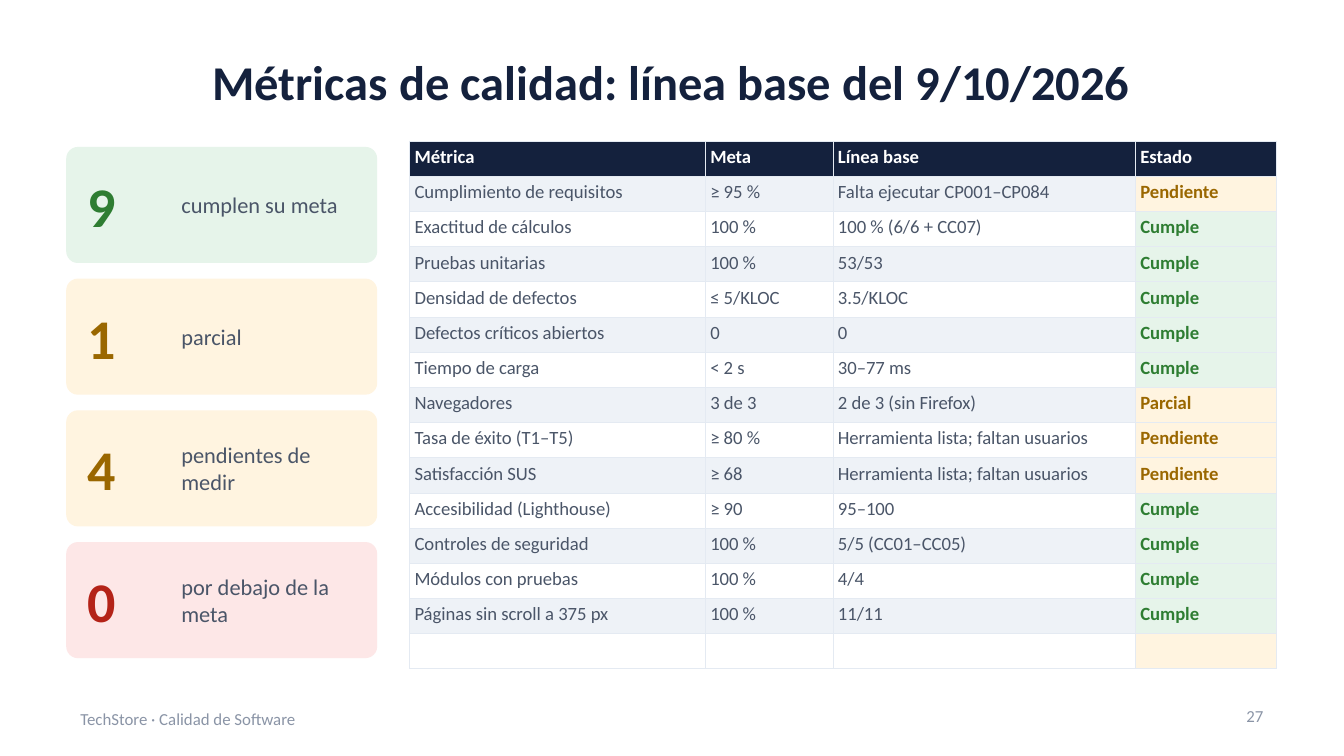
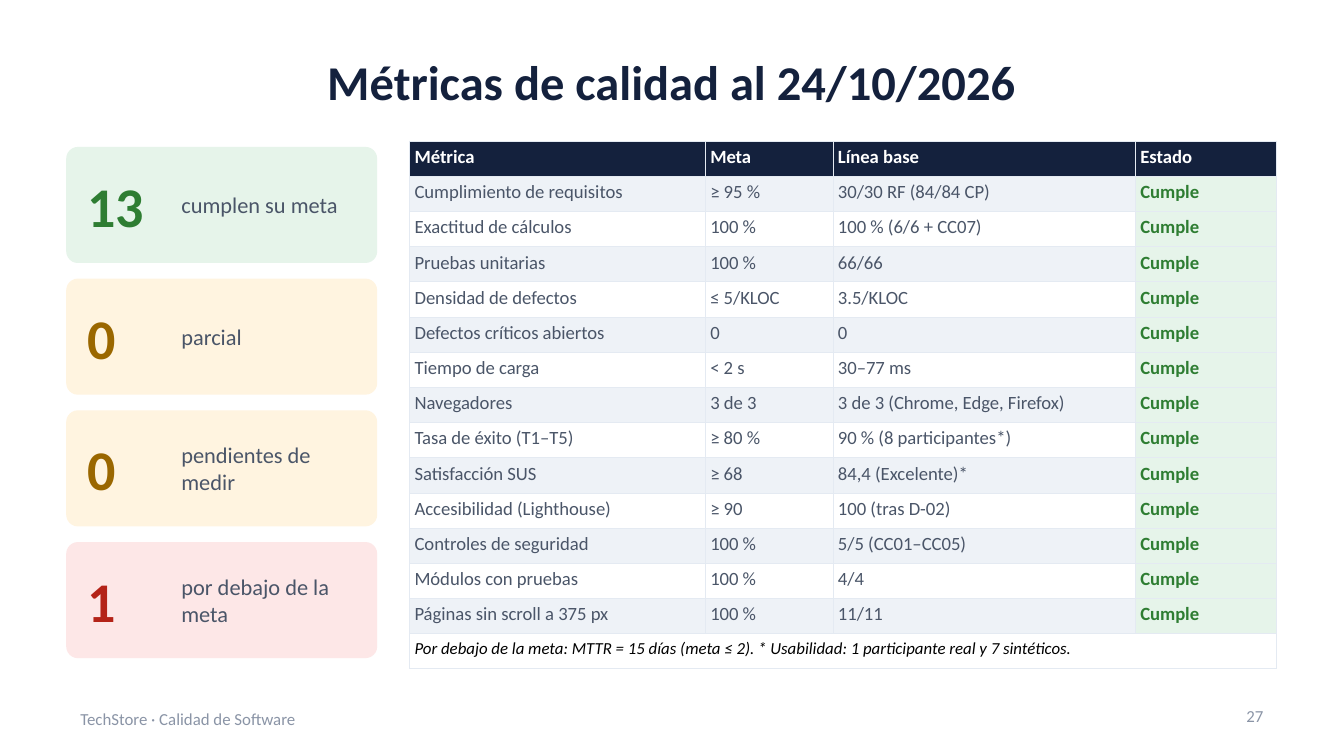
Before and after one commit to diegoaaron/calidadProyecto, a slide deck: slide 27 of docs/Presentacion_Pruebas_Calidad_Conformidad.pptx. Drawn at 1344x756 pixels with LibreOffice and Linux fonts; fonts in the diff are those of the drawing. Boxes give left, top, right and bottom in pixels: in the first picture for what was removed or moved away, otherwise in the second. Text is boxed around its words. In the diff, an @@ line names an element or a change of style, - is before the commit and + after.

Commit message:
Análisis de usabilidad, ejecución del Plan de Pruebas y actualización de los planes
- Analisis_de_Usabilidad.docx: 8 participantes (1 piloto real y 7 sintéticos),
  90 % de éxito y SUS 84,4.
- Plan de Pruebas v1.1: 96/96 casos aprobados en Chrome, Edge y Firefox,
  defectos corregidos y regresión (sección 13 y Anexo D).
- Plan de Calidad v1.1: 13 de 14 métricas cumplen; MTTR de 15 días.
- Prueba de Conformidad v1.1: NC-01 corregida y CC06 repetido.
- Presentación y CLAUDE.md actualizados.

```diff
--- a/docs/Presentacion_Pruebas_Calidad_Conformidad.pptx
+++ b/docs/Presentacion_Pruebas_Calidad_Conformidad.pptx
@@ text at [327,66,1015,103]: text changed @@
-Métricas de calidad: línea base del 9/10/2026
+Métricas de calidad al 24/10/2026
@@ table at [410,141,1277,669] @@
-row 2, column 3: Falta ejecutar CP001–CP084
+row 2, column 3: 30/30 RF (84/84 CP)
-row 2, column 4: Pendiente
+row 2, column 4: Cumple
-row 4, column 3: 53/53
+row 4, column 3: 66/66
-row 8, column 3: 2 de 3 (sin Firefox)
+row 8, column 3: 3 de 3 (Chrome, Edge, Firefox)
-row 8, column 4: Parcial
+row 8, column 4: Cumple
-row 9, column 3: Herramienta lista; faltan usuarios
+row 9, column 3: 90 % (8 participantes*)
-row 9, column 4: Pendiente
+row 9, column 4: Cumple
-row 10, column 3: Herramienta lista; faltan usuarios
+row 10, column 3: 84,4 (Excelente)*
-row 10, column 4: Pendiente
+row 10, column 4: Cumple
-row 11, column 3: 95–100
+row 11, column 3: 100 (tras D-02)
-row 15, column 1: 
+row 15, column 1: Por debajo de la meta: MTTR = 15 días (meta ≤ 2). * Usabilidad: 1 participante real y 7 sintéticos.
@@ fill #FFF4E0 to #E6F4EA in 4 cells @@
@@ text at [87,190,144,228]: text changed @@
-9
+13
@@ text at [87,322,115,360]: text changed @@
-1
+0
@@ text at [87,453,115,491]: text changed @@
-4
+0
@@ text at [87,585,115,622]: text changed @@
-0
+1
```
Also in this commit, not shown: 5 other slides changed, 5 other files.
